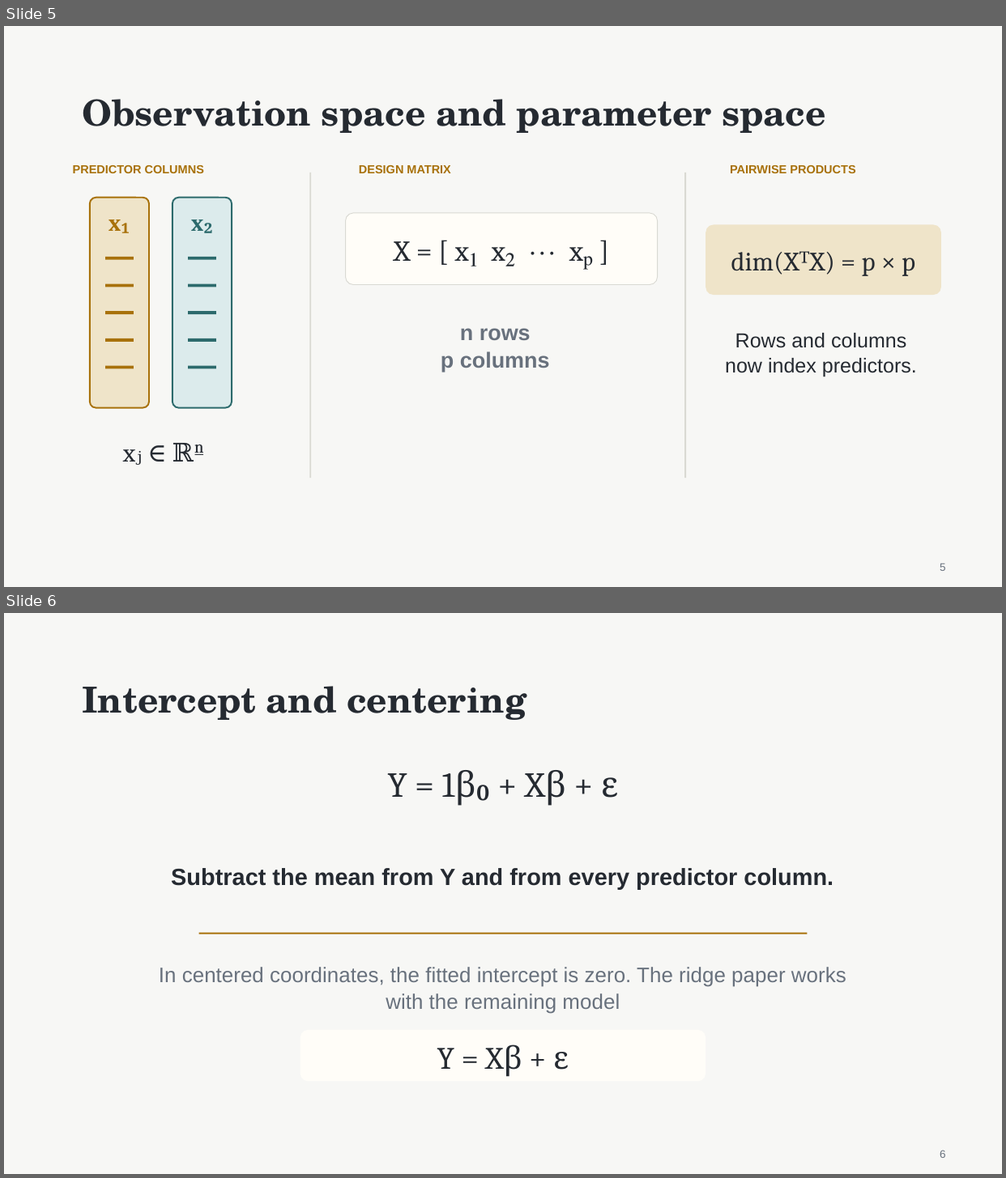
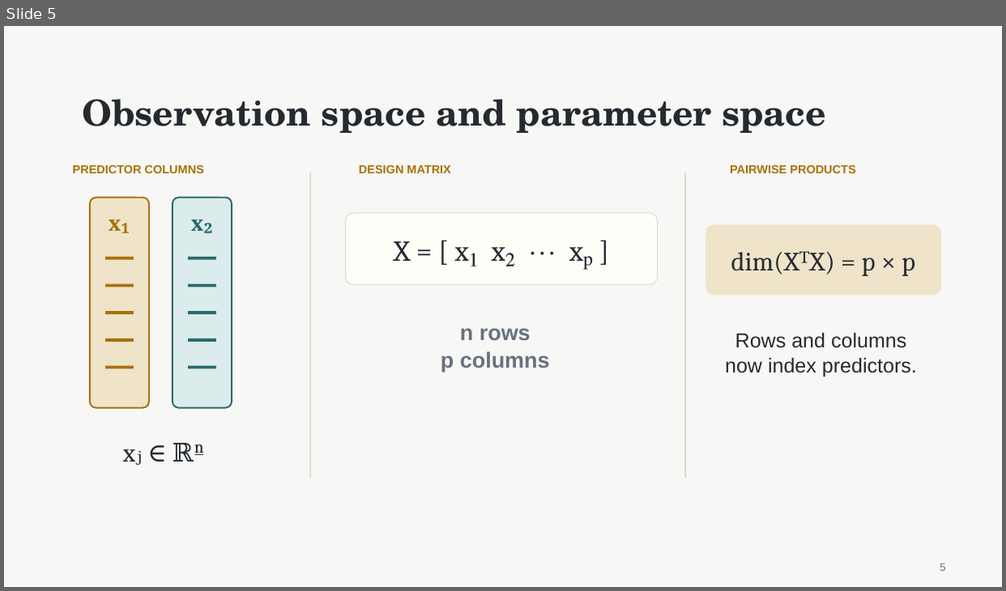
Before and after one commit to nurdauletakhanov/ReadingLab, a slide deck: public/slides/session-0-least-squares-foundations.pptx. Shown one above the other, each under a label of ours: slides 5 and 6 before the commit, slide 5 after it. The pictures are 1006x1178 and 1006x591 pixels, drawn with LibreOffice and Linux fonts; fonts in the diff are those of the drawing. Boxes give left, top, right and bottom in pixels: in the first picture for what was removed or moved away, otherwise in the second. Text is boxed around its words. In the diff, an @@ line names an element or a change of style, - is before the commit and + after.

Commit message:
Visualize centering in Session 0 slides

```diff
--- a/public/slides/session-0-least-squares-foundations.pptx
+++ b/public/slides/session-0-least-squares-foundations.pptx
@@ slide 6 removed at (4,613,1002,1174), background #F7F7F5 @@
@@ text removed at (82,686,526,720) @@
-Intercept and centering
@@ text removed at (388,773,619,798) @@
-Y = 1β₀ + Xβ + ε
@@ text removed at (171,868,833,890) @@
-Subtract the mean from Y and from every predictor column.
@@ rectangle removed at (198,933,807,934) @@
@@ text removed at (159,967,846,1014) @@
-In centered coordinates, the fitted intercept is zero. The ridge paper works with the remaining model
@@ rounded rectangle removed at (300,1030,706,1082) @@
-Y = Xβ + ε
@@ text removed at (940,1150,945,1158) @@
-6
```
Also in this commit, not shown: 1 slide added.
